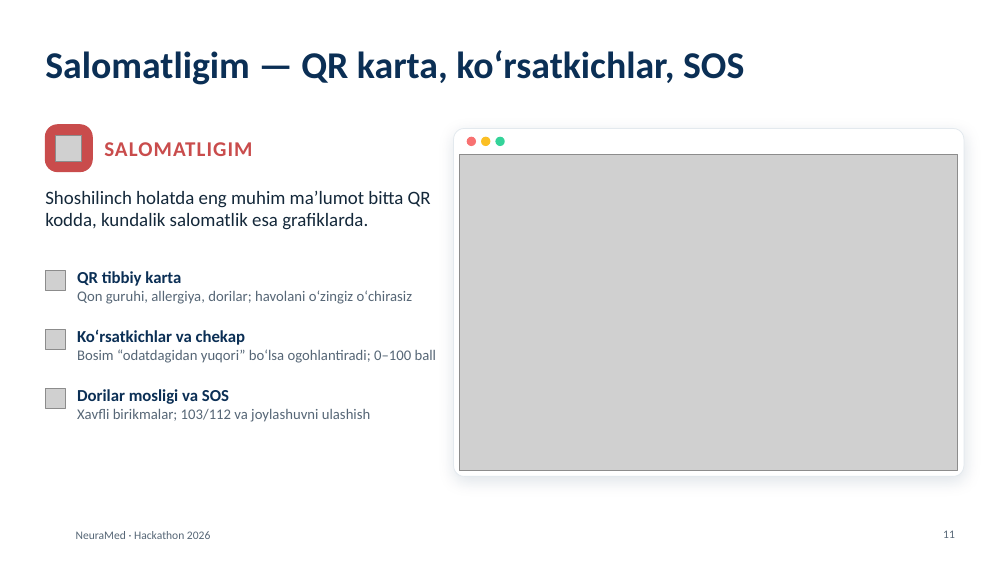
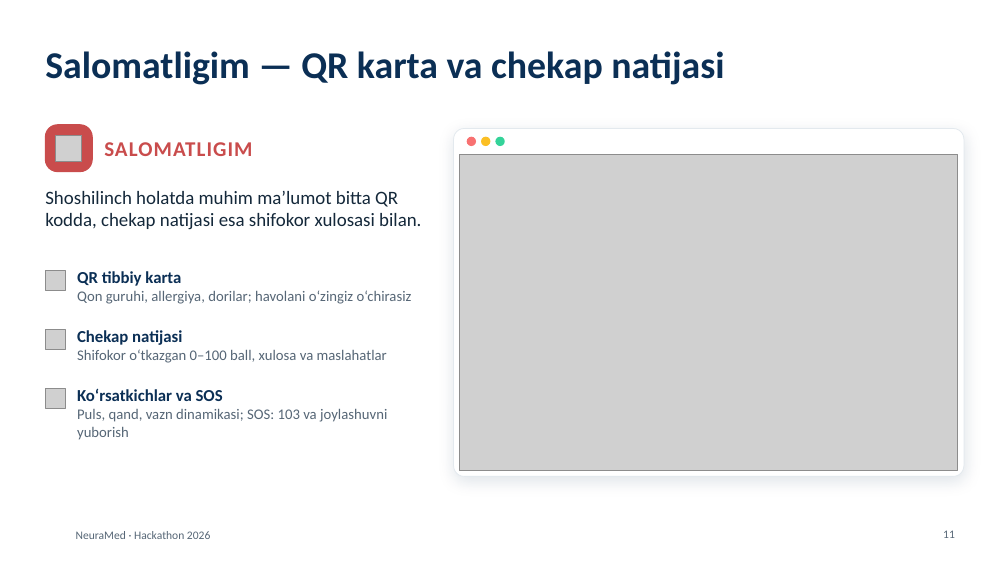
Before and after one commit to umarxon-008/umarxon-008, a slide deck: slide 11 of NeuraMed/taqdimot/NeuraMed-taqdimot.pptx. Drawn at 1008x567 pixels with LibreOffice and Linux fonts; fonts in the diff are those of the drawing; grey boxes stand for pictures; background and template pictures are left out. Boxes give left, top, right and bottom in pixels: in the first picture for what was removed or moved away, otherwise in the second. Text is boxed around its words. In the diff, an @@ line names an element or a change of style, - is before the commit and + after.

```diff
--- a/NeuraMed/taqdimot/NeuraMed-taqdimot.pptx
+++ b/NeuraMed/taqdimot/NeuraMed-taqdimot.pptx
@@ title at bbox=[45, 51, 724, 85]: text changed @@
-Salomatligim — QR karta, koʻrsatkichlar, SOS
+Salomatligim — QR karta va chekap natijasi
@@ text at bbox=[45, 191, 421, 230]: text changed @@
-Shoshilinch holatda eng muhim maʼlumot bitta QR kodda, kundalik salomatlik esa grafiklarda.
+Shoshilinch holatda muhim ma’lumot bitta QR kodda, chekap natijasi esa shifokor xulosasi bilan.
@@ text at bbox=[77, 290, 412, 304]: text changed @@
-Qon guruhi, allergiya, dorilar; havolani oʻzingiz oʻchirasiz
+Qon guruhi, allergiya, dorilar; havolani o‘zingiz o‘chirasiz
@@ text at bbox=[77, 330, 387, 363]: text changed @@
-Koʻrsatkichlar va chekap
-Bosim “odatdagidan yuqori” boʻlsa ogohlantiradi; 0–100 ball
+Chekap natijasi
+Shifokor o‘tkazgan 0–100 ball, xulosa va maslahatlar
@@ text at bbox=[77, 388, 387, 440]: text changed @@
-Dorilar mosligi va SOS
-Xavfli birikmalar; 103/112 va joylashuvni ulashish
+Ko‘rsatkichlar va SOS
+Puls, qand, vazn dinamikasi; SOS: 103 va joylashuvni yuborish
```
Also in this commit, not shown: 12 other slides changed, 1 slide added, 1 slide removed.
